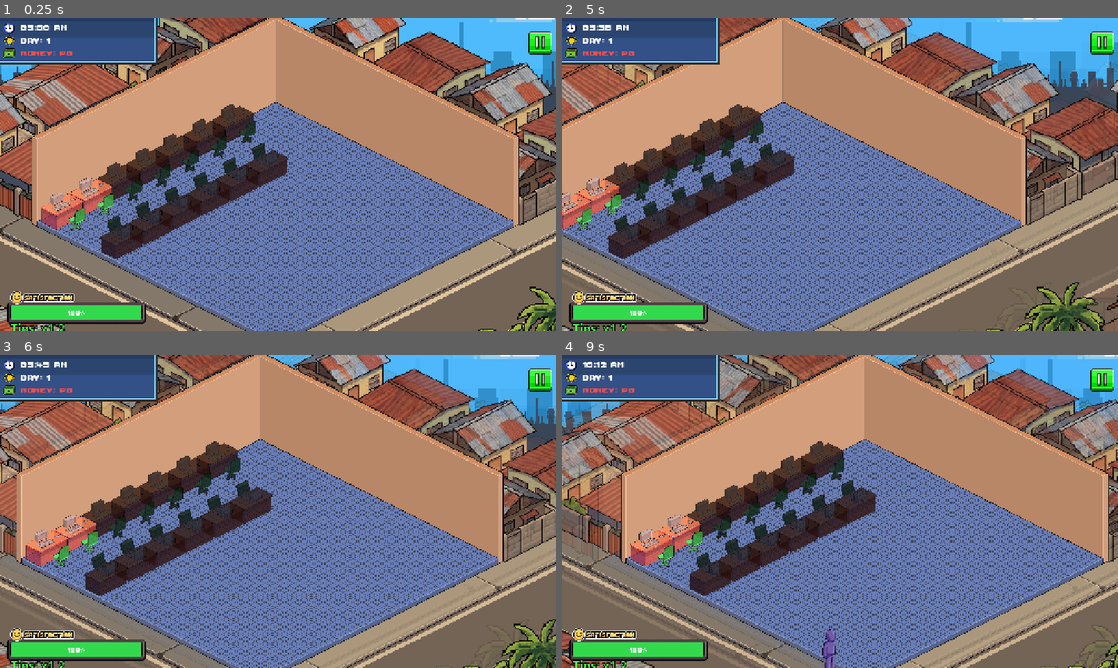
Above: before the commit, frames 1-4 (two rows, left to right).
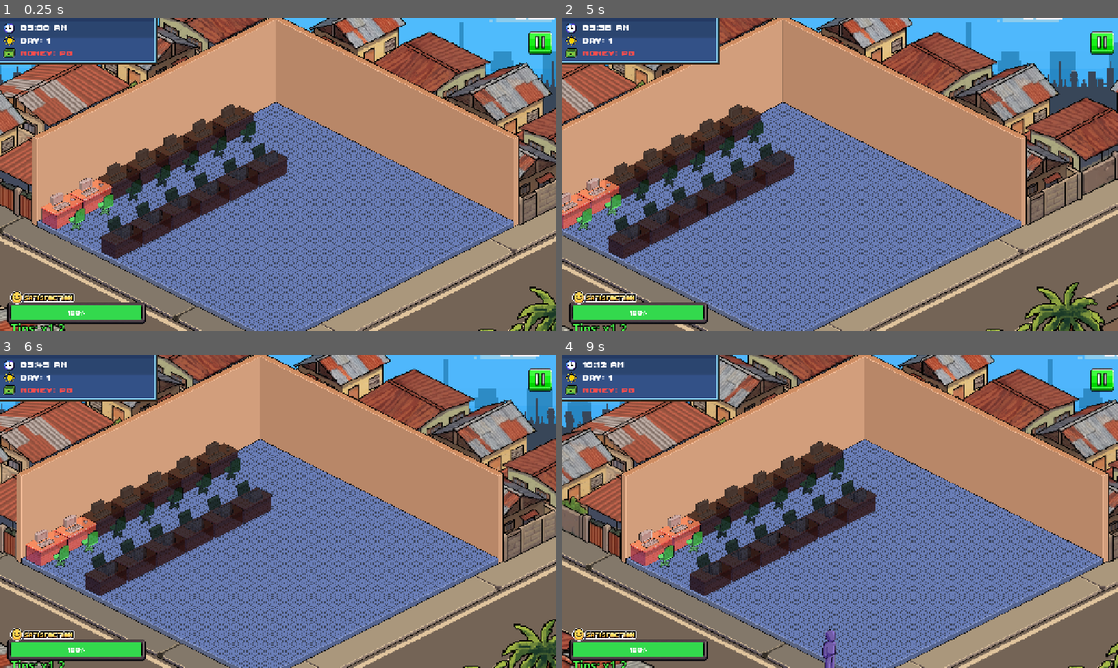
Above: after the commit, the same moments.

Repository: vinnyy-ph/gvd-project-overclocked
Game: Godot game, scene res://core/shop_floor/shop_floor_scrollable.tscn
Two runs of this game, one before a commit and one after it. Both use one fixed random seed, a clock stepped at 60 frames per second and the inputs below. This scene is started directly instead of the project's main scene. Sound files missing from this copy of the repository are replaced by a short silence.
Inputs (mouse positions are in pixels of both pictures, inside the frame that each line leads up to):
- Up to frame 1 (0.25 s): no input
- Up to frame 2 (5 s): click (650, 196) at 0.52 s; click (1101, 43) at 1.25 s; click (834, 155) at 2 s; tap Enter at 2.75, 4.25 s; move the mouse to (962, 158) at 2.77 s; hold Right (ui_right) 2.78-3.5 s; click (962, 158) at 2.92 s; tap Space at 3.5 s; drag from (728, 190) to (812, 237) at 3.52 s; move the mouse to (895, 105) at 4.27 s; hold Right (ui_right) from 4.28 s (still down)
- Up to frame 3 (6 s): release Right (ui_right) at 5 s; tap Space at 5 s; drag from (250, 574) to (111, 464) at 5.02 s; tap Enter at 5.75 s; move the mouse to (444, 558) at 5.77 s; hold Left (ui_left) from 5.78 s (still down)
- Up to frame 4 (9 s): release Left (ui_left) at 6.5 s; drag from (673, 464) to (756, 433) at 6.52 s; tap Space at 7.25 s; move the mouse to (867, 511) at 7.27 s; hold Down (ui_down) 7.28-8 s; click (867, 511) at 7.42 s; drag from (756, 433) to (728, 527) at 8.02 s; move the mouse to (962, 495) at 8.77 s; hold Up (ui_up) from 8.78 s (still down)

Frame 1 is identical in both runs. In frame 2, 0.1% of the frame differs, in the area x 16-99%, y 0-31%; in frame 3, 0.8%; in frame 4, 4.8%, in the area x 0-100%, y 0-100%.

Commit message:
Add emotion particles to shop floor desks
Show customer emotions with particles: preload angry/happy textures and toggle CPUParticles2D on desks based on occupancy and active issues. Update shop_floor and tutorial scripts to emit particles and switch textures when a desk is occupied or has an issue. Scene files updated to add EmotionParticles nodes (with gradients/color ramps and happy texture) to each desk, plus a small layout offset adjustment in the main shop_floor scene.

Diff:
--- a/core/shop_floor/shop_floor_scrollable.gd
+++ b/core/shop_floor/shop_floor_scrollable.gd
@@ -57,6 +57,9 @@
 const OCCUPIED_7 = preload("res://assets/images/shop_floor/occupied_slot.png")
 const EMPTY_13 = preload("res://assets/images/shop_floor/empty_slot_front.png")
 const OCCUPIED_13 = preload("res://assets/images/shop_floor/occupied_slot_front.png")
+
+const ANGRY_TEX = preload("res://assets/images/shop_floor/emotions/angry.png")
+const HAPPY_TEX = preload("res://assets/images/shop_floor/emotions/happy.png")
 
 func _ready():
 	AudioManager.play_bgm("shop")
@@ -251,6 +254,13 @@
 	# Static opacity indication: 1.0 if busy, 0.8 if free
 	desk.modulate.a = 1.0 if is_occupied else 0.8
 
+	# Handle Emotion Particles
+	var particles = desk.get_node_or_null("EmotionParticles")
+	if particles:
+		particles.emitting = is_occupied
+		if is_occupied:
+			var has_issue = GameManager.active_issues[slot_idx] != ""
+			particles.texture = ANGRY_TEX if has_issue else HAPPY_TEX
 func _restore_customers():
 	for data in GameManager.persisted_customers:
 		var customer = waiting_area.duplicate()
@@ -424,6 +434,9 @@
 		if not btn: continue
 
 		var issue_path = GameManager.active_issues[i]
+		var desk = seat_nodes[i]
+		var particles = desk.get_node_or_null("EmotionParticles") if desk else null
+
 		if issue_path != "":
 			btn.visible = true
 			btn.position.y = base_positions[i].y + (sin(float_time * 4.0 + i) * 8.0)
@@ -432,10 +445,16 @@
 			if label:
 				label.show()
 				label.text = GameManager.get_issue_title(issue_path).to_upper()
+
+			if particles:
+				particles.texture = ANGRY_TEX
 		else:
 			btn.visible = false
 			var label = issue_labels[i]
 			if label: label.hide()
+
+			if particles and GameManager.occupied_slots[i]:
+				particles.texture = HAPPY_TEX
 
 	handle_keyboard_scroll(delta)
 
--- a/core/shop_floor/shop_floor_scrollable.tscn
+++ b/core/shop_floor/shop_floor_scrollable.tscn
@@ -15,6 +15,7 @@
 [ext_resource type="Texture2D" uid="uid://d0ax5bxdt15np" path="res://assets/images/Group 20.png" id="8_sru07"]
 [ext_resource type="Texture2D" uid="uid://da0kr3y1u7k6f" path="res://assets/images/satisfaction_bar.png" id="9_i6wj4"]
 [ext_resource type="Texture2D" uid="uid://dhfcdmvxc2y6q" path="res://assets/images/statsicon.png" id="9_u2yt3"]
+[ext_resource type="Texture2D" uid="uid://471gktlsd0dc" path="res://assets/images/shop_floor/emotions/happy.png" id="10_f3dul"]
 [ext_resource type="Texture2D" uid="uid://cw07bd74n6wfj" path="res://assets/images/shop_floor/waitingcustomer.png" id="10_jajnr"]
 [ext_resource type="Texture2D" uid="uid://cqlx8thi523as" path="res://assets/sprites/walking_person.png" id="11_8jxs8"]
 [ext_resource type="Script" uid="uid://dxcwquqxg4aq4" path="res://core/shop_floor/customer.gd" id="11_f7hrx"]
@@ -22,6 +23,45 @@
 [ext_resource type="Script" uid="uid://c157mbb0pqg2x" path="res://core/shop_floor/animated_sprite_2d.gd" id="12_f7hrx"]
 [ext_resource type="Texture2D" uid="uid://d4be7unxpmdlh" path="res://assets/images/pausepanel.png" id="12_ghd6s"]
 [ext_resource type="Texture2D" uid="uid://brf7ju6xse0gb" path="res://assets/images/exit.png" id="13_3lx45"]
+
+[sub_resource type="Gradient" id="Gradient_dmcqo"]
+colors = PackedColorArray(1, 1, 1, 1, 1, 1, 1, 0)
+
+[sub_resource type="Gradient" id="Gradient_y4wy1"]
+colors = PackedColorArray(1, 1, 1, 1, 1, 1, 1, 0)
+
+[sub_resource type="Gradient" id="Gradient_xmxb4"]
+colors = PackedColorArray(1, 1, 1, 1, 1, 1, 1, 0)
+
+[sub_resource type="Gradient" id="Gradient_gdtld"]
+colors = PackedColorArray(1, 1, 1, 1, 1, 1, 1, 0)
+
+[sub_resource type="Gradient" id="Gradient_vke2i"]
+colors = PackedColorArray(1, 1, 1, 1, 1, 1, 1, 0)
+
+[sub_resource type="Gradient" id="Gradient_covo0"]
+colors = PackedColorArray(1, 1, 1, 1, 1, 1, 1, 0)
+
+[sub_resource type="Gradient" id="Gradient_6q55r"]
+colors = PackedColorArray(1, 1, 1, 1, 1, 1, 1, 0)
+
+[sub_resource type="Gradient" id="Gradient_r8cg4"]
+colors = PackedColorArray(1, 1, 1, 1, 1, 1, 1, 0)
+
+[sub_resource type="Gradient" id="Gradient_urfo3"]
+colors = PackedColorArray(1, 1, 1, 1, 1, 1, 1, 0)
+
+[sub_resource type="Gradient" id="Gradient_ef6ol"]
+colors = PackedColorArray(1, 1, 1, 1, 1, 1, 1, 0)
+
+[sub_resource type="Gradient" id="Gradient_hjdrb"]
+colors = PackedColorArray(1, 1, 1, 1, 1, 1, 1, 0)
+
+[sub_resource type="Gradient" id="Gradient_3oxsq"]
+colors = PackedColorArray(1, 1, 1, 1, 1, 1, 1, 0)
+
+[sub_resource type="Gradient" id="Gradient_5xmmn"]
+colors = PackedColorArray(1, 1, 1, 1, 1, 1, 1, 0)
 
 [sub_resource type="AtlasTexture" id="AtlasTexture_at4k0"]
 atlas = ExtResource("11_8jxs8")
@@ -96,9 +136,9 @@
 anchors_preset = 15
 anchor_right = 1.0
 anchor_bottom = 1.0
-offset_left = -445.0
+offset_left = -319.0
 offset_top = -333.0
-offset_right = 3238.0
+offset_right = 3364.0
 offset_bottom = 1738.6875
 grow_horizontal = 2
 grow_vertical = 2
@@ -187,6 +227,20 @@
 theme_override_font_sizes/font_size = 31
 text = "ISSUE LABEL"
 
+[node name="EmotionParticles" type="CPUParticles2D" parent="World/Background/Desk7" unique_id=1831414642]
+position = Vector2(150, -140)
+emitting = false
+amount = 3
+texture = ExtResource("10_f3dul")
+lifetime = 1.5
+local_coords = true
+direction = Vector2(0, -1)
+spread = 10.0
+gravity = Vector2(0, 0)
+initial_velocity_min = 80.0
+initial_velocity_max = 120.0
+color_ramp = SubResource("Gradient_dmcqo")
+
 [node name="Desk6" type="Sprite2D" parent="World/Background" unique_id=1543486381]
 position = Vector2(-477.58194, -389.4068)
 scale = Vector2(0.51159185, 0.51159185)
@@ -215,6 +269,20 @@
 theme_override_font_sizes/font_size = 31
 text = "ISSUE LABEL"
 
+[node name="EmotionParticles" type="CPUParticles2D" parent="World/Background/Desk6" unique_id=1784524900]
+position = Vector2(150, -140)
+emitting = false
+amount = 3
+texture = ExtResource("10_f3dul")
+lifetime = 1.5
+local_coords = true
+direction = Vector2(0, -1)
+spread = 10.0
+gravity = Vector2(0, 0)
+initial_velocity_min = 80.0
+initial_velocity_max = 120.0
+color_ramp = SubResource("Gradient_y4wy1")
+
 [node name="Desk5" type="Sprite2D" parent="World/Background" unique_id=229852010]
 position = Vector2(-666.1534, -293.6925)
 scale = Vector2(0.5115918, 0.5115918)
@@ -243,6 +311,20 @@
 theme_override_font_sizes/font_size = 31
 text = "ISSUE LABEL"
 
+[node name="EmotionParticles" type="CPUParticles2D" parent="World/Background/Desk5" unique_id=151391324]
+position = Vector2(150, -140)
+emitting = false
+amount = 3
+texture = ExtResource("10_f3dul")
+lifetime = 1.5
+local_coords = true
+direction = Vector2(0, -1)
+spread = 10.0
+gravity = Vector2(0, 0)
+initial_velocity_min = 80.0
+initial_velocity_max = 120.0
+color_ramp = SubResource("Gradient_xmxb4")
+
 [node name="Desk4" type="Sprite2D" parent="World/Background" unique_id=1208692705]
 position = Vector2(-851.8676, -199.4068)
 scale = Vector2(0.5115918, 0.5115918)
@@ -271,6 +353,20 @@
 theme_override_font_sizes/font_size = 31
 text = "ISSUE LABEL"
 
+[node name="EmotionParticles" type="CPUParticles2D" parent="World/Background/Desk4" unique_id=2064371651]
+position = Vector2(150, -140)
+emitting = false
+amount = 3
+texture = ExtResource("10_f3dul")
+lifetime = 1.5
+local_coords = true
+direction = Vector2(0, -1)
+spread = 10.0
+gravity = Vector2(0, 0)
+initial_velocity_min = 80.0
+initial_velocity_max = 120.0
+color_ramp = SubResource("Gradient_gdtld")
+
 [node name="Desk3" type="Sprite2D" parent="World/Background" unique_id=1983527224]
 position = Vector2(-1040.439, -103.692505)
 scale = Vector2(0.5115918, 0.5115918)
@@ -300,6 +396,20 @@
 theme_override_font_sizes/font_size = 31
 text = "ISSUE LABEL"
 
+[node name="EmotionParticles" type="CPUParticles2D" parent="World/Background/Desk3" unique_id=929439642]
+position = Vector2(150, -140)
+emitting = false
+amount = 3
+texture = ExtResource("10_f3dul")
+lifetime = 1.5
+local_coords = true
+direction = Vector2(0, -1)
+spread = 10.0
+gravity = Vector2(0, 0)
+initial_velocity_min = 80.0
+initial_velocity_max = 120.0
+color_ramp = SubResource("Gradient_vke2i")
+
 [node name="Desk2" type="Sprite2D" parent="World/Background" unique_id=113499335]
 position = Vector2(-1225.2195, -7.5606003)
 scale = Vector2(0.51159185, 0.51159185)
@@ -329,6 +439,20 @@
 theme_override_font_sizes/font_size = 31
 text = "ISSUE LABEL"
 
+[node name="EmotionParticles" type="CPUParticles2D" parent="World/Background/Desk2" unique_id=2004395370]
+position = Vector2(150, -140)
+emitting = false
+amount = 3
+texture = ExtResource("10_f3dul")
+lifetime = 1.5
+local_coords = true
+direction = Vector2(0, -1)
+spread = 10.0
+gravity = Vector2(0, 0)
+initial_velocity_min = 80.0
+initial_velocity_max = 120.0
+color_ramp = SubResource("Gradient_covo0")
+
 [node name="Desk1" type="Sprite2D" parent="World/Background" unique_id=805946840]
 position = Vector2(-1413.7909, 88.15374)
 scale = Vector2(0.51159185, 0.51159185)
@@ -357,6 +481,20 @@
 theme_override_font_sizes/font_size = 31
 text = "ISSUE LABEL"
 
+[node name="EmotionParticles" type="CPUParticles2D" parent="World/Background/Desk1" unique_id=1903256591]
+position = Vector2(150, -140)
+emitting = false
+amount = 3
+texture = ExtResource("10_f3dul")
+lifetime = 1.5
+local_coords = true
+direction = Vector2(0, -1)
+spread = 10.0
+gravity = Vector2(0, 0)
+initial_velocity_min = 80.0
+initial_velocity_max = 120.0
+color_ramp = SubResource("Gradient_6q55r")
+
 [node name="CustomerContainer" type="Node2D" parent="World/Background" unique_id=1968303627]
 position = Vector2(0, 822.8571)
 
@@ -421,6 +559,20 @@
 theme_override_font_sizes/font_size = 31
 text = "ISSUE LABEL"
 
+[node name="EmotionParticles" type="CPUParticles2D" parent="World/Background/Desk13" unique_id=1976377536]
+position = Vector2(150, -140)
+emitting = false
+amount = 3
+texture = ExtResource("10_f3dul")
+lifetime = 1.5
+local_coords = true
+direction = Vector2(0, -1)
+spread = 10.0
+gravity = Vector2(0, 0)
+initial_velocity_min = 80.0
+initial_velocity_max = 120.0
+color_ramp = SubResource("Gradient_r8cg4")
+
 [node name="Desk12" type="Sprite2D" parent="World/Background" unique_id=1834866764]
 position = Vector2(-266.27905, -124.34595)
 scale = Vector2(0.51159185, 0.51159185)
@@ -451,6 +603,20 @@
 theme_override_font_sizes/font_size = 31
 text = "ISSUE LABEL"
 
+[node name="EmotionParticles" type="CPUParticles2D" parent="World/Background/Desk12" unique_id=1504223942]
+position = Vector2(150, -140)
+emitting = false
+amount = 3
+texture = ExtResource("10_f3dul")
+lifetime = 1.5
+local_coords = true
+direction = Vector2(0, -1)
+spread = 10.0
+gravity = Vector2(0, 0)
+initial_velocity_min = 80.0
+initial_velocity_max = 120.0
+color_ramp = SubResource("Gradient_urfo3")
+
 [node name="Desk11" type="Sprite2D" parent="World/Background" unique_id=1528630727]
 position = Vector2(-458.13943, -28.614943)
 scale = Vector2(0.51159173, 0.51159173)
@@ -480,6 +646,20 @@
 theme_override_font_sizes/font_size = 31
 text = "ISSUE LABEL"
 
+[node name="EmotionParticles" type="CPUParticles2D" parent="World/Background/Desk11" unique_id=1452939356]
+position = Vector2(150, -140)
+emitting = false
+amount = 3
+texture = ExtResource("10_f3dul")
+lifetime = 1.5
+local_coords = true
+direction = Vector2(0, -1)
+spread = 10.0
+gravity = Vector2(0, 0)
+initial_velocity_min = 80.0
+initial_velocity_max = 120.0
+color_ramp = SubResource("Gradient_ef6ol")
+
 [node name="Desk10" type="Sprite2D" parent="World/Background" unique_id=2100459152]
 position = Vector2(-648.1394, 65.67072)
 scale = Vector2(0.51159173, 0.51159173)
@@ -509,6 +689,20 @@
 theme_override_font_sizes/font_size = 31
 text = "ISSUE LABEL"
 
+[node name="EmotionParticles" type="CPUParticles2D" parent="World/Background/Desk10" unique_id=57303431]
+position = Vector2(150, -140)
+emitting = false
+amount = 3
+texture = ExtResource("10_f3dul")
+lifetime = 1.5
+local_coords = true
+direction = Vector2(0, -1)
+spread = 10.0
+gravity = Vector2(0, 0)
+initial_velocity_min = 80.0
+initial_velocity_max = 120.0
+color_ramp = SubResource("Gradient_hjdrb")
+
 [node name="Desk9" type="Sprite2D" parent="World/Background" unique_id=174221913]
 position = Vector2(-836.7109, 161.38507)
 scale = Vector2(0.51159173, 0.51159173)
@@ -538,6 +732,20 @@
 theme_override_font_sizes/font_size = 31
 text = "ISSUE LABEL"
 
+[node name="EmotionParticles" type="CPUParticles2D" parent="World/Background/Desk9" unique_id=531221218]
+position = Vector2(150, -140)
+emitting = false
+amount = 3
+texture = ExtResource("10_f3dul")
+lifetime = 1.5
+local_coords = true
+direction = Vector2(0, -1)
+spread = 10.0
+gravity = Vector2(0, 0)
+initial_velocity_min = 80.0
+initial_velocity_max = 120.0
+color_ramp = SubResource("Gradient_3oxsq")
+
 [node name="Desk8" type="Sprite2D" parent="World/Background" unique_id=1748538281]
 position = Vector2(-1026.7109, 257.09918)
 scale = Vector2(0.51159185, 0.51159185)
@@ -567,6 +775,20 @@
 theme_override_fonts/font = ExtResource("4_ll02x")
 theme_override_font_sizes/font_size = 31
 text = "ISSUE LABEL"
+
+[node name="EmotionParticles" type="CPUParticles2D" parent="World/Background/Desk8" unique_id=1092749260]
+position = Vector2(150, -140)
+emitting = false
+amount = 3
+texture = ExtResource("10_f3dul")
+lifetime = 1.5
+local_coords = true
+direction = Vector2(0, -1)
+spread = 10.0
+gravity = Vector2(0, 0)
+initial_velocity_min = 80.0
+initial_velocity_max = 120.0
+color_ramp = SubResource("Gradient_5xmmn")
 
 [node name="OwnerWalkiing" type="AnimatedSprite2D" parent="World/Background" unique_id=471915068]
 unique_name_in_owner = true
--- a/core/shop_floor/shop_floor_scrollable_tutorial.gd
+++ b/core/shop_floor/shop_floor_scrollable_tutorial.gd
@@ -107,6 +107,9 @@
 const EMPTY_13 = preload("res://assets/images/shop_floor/empty_slot_front.png")
 const OCCUPIED_13 = preload("res://assets/images/shop_floor/occupied_slot_front.png")
 
+const ANGRY_TEX = preload("res://assets/images/shop_floor/emotions/angry.png")
+const HAPPY_TEX = preload("res://assets/images/shop_floor/emotions/happy.png")
+
 func _ready():
 	AudioManager.play_bgm("shop")
 	PauseMenu.pause_button.visible = true
@@ -200,6 +203,14 @@
 
 	# Static opacity indication: 1.0 if busy, 0.8 if free
 	desk.modulate.a = 1.0 if is_occupied else 0.8
+
+	# Handle Emotion Particles
+	var particles = desk.get_node_or_null("EmotionParticles")
+	if particles:
+		particles.emitting = is_occupied
+		if is_occupied:
+			var has_issue = GameManager.active_issues[slot_idx] != ""
+			particles.texture = ANGRY_TEX if has_issue else HAPPY_TEX
 
 func _connect_customer_signals(customer: Customer, slot_idx: int):
 	if not customer.arrived_at_pc.is_connected(_update_desk_texture):
@@ -602,6 +613,9 @@
 		if not btn: continue
 
 		var issue_path = GameManager.active_issues[i]
+		var desk = seat_nodes[i]
+		var particles = desk.get_node_or_null("EmotionParticles") if desk else null
+
 		if issue_path != "":
 			btn.visible = true
 			btn.position.y = base_positions[i].y + (sin(float_time * 4.0 + i) * 8.0)
@@ -610,9 +624,15 @@
 				label.show()
 				label.text = GameManager.get_issue_title(issue_path)
 				label.global_position = btn.global_position + Vector2(-150, -45)
+
+			if particles:
+				particles.texture = ANGRY_TEX
 		else:
 			btn.visible = false
 			if issue_labels[i]: issue_labels[i].hide()
+
+			if particles and GameManager.occupied_slots[i]:
+				particles.texture = HAPPY_TEX
 
 	if current_tutorial_step == TutorialStep.CAMERA_MOVE:
 		if camera.position.distance_to(initial_cam_pos) > 150:
--- a/core/shop_floor/shop_floor_scrollable_tutorial.tscn
+++ b/core/shop_floor/shop_floor_scrollable_tutorial.tscn
@@ -4,6 +4,7 @@
 [ext_resource type="Texture2D" uid="uid://b1lcbhywrvugn" path="res://assets/images/bg.png" id="2_tryt6"]
 [ext_resource type="Texture2D" uid="uid://ddrbiww8xi3sa" path="res://assets/images/shop_floor/main.png" id="3_rtng5"]
 [ext_resource type="Texture2D" uid="uid://dncuf4bc67nf8" path="res://assets/images/shop_floor/empty_slot.png" id="4_nxgym"]
+[ext_resource type="Texture2D" uid="uid://471gktlsd0dc" path="res://assets/images/shop_floor/emotions/happy.png" id="6_nxgym"]
 [ext_resource type="Texture2D" uid="uid://gjcbhw4gcrqt" path="res://assets/images/issue.png" id="7_6s41h"]
 [ext_resource type="FontFile" uid="uid://ysv7bka211fd" path="res://assets/fonts/ThaleahFat.ttf" id="8_xpdn8"]
 [ext_resource type="Texture2D" uid="uid://d0ax5bxdt15np" path="res://assets/images/Group 20.png" id="9_6j3qw"]
@@ -15,6 +16,9 @@
 [ext_resource type="Texture2D" uid="uid://brf7ju6xse0gb" path="res://assets/images/exit.png" id="13_s65hm"]
 [ext_resource type="Texture2D" uid="uid://da0kr3y1u7k6f" path="res://assets/images/satisfaction_bar.png" id="16_04kbf"]
 
+[sub_resource type="Gradient" id="Gradient_04kbf"]
+colors = PackedColorArray(1, 1, 1, 1, 1, 1, 1, 0)
+
 [sub_resource type="StyleBoxEmpty" id="StyleBoxEmpty_ghd6s"]
 
 [sub_resource type="LabelSettings" id="LabelSettings_tryt6"]
@@ -62,6 +66,20 @@
 scale = Vector2(2, 2)
 icon = ExtResource("7_6s41h")
 flat = true
+
+[node name="EmotionParticles" type="CPUParticles2D" parent="World/Background/Sprite2D/Desk1" unique_id=11131754]
+position = Vector2(150, -140)
+emitting = false
+amount = 3
+texture = ExtResource("6_nxgym")
+lifetime = 1.5
+local_coords = true
+direction = Vector2(0, -1)
+spread = 10.0
+gravity = Vector2(0, 0)
+initial_velocity_min = 80.0
+initial_velocity_max = 120.0
+color_ramp = SubResource("Gradient_04kbf")
 
 [node name="CustomerWaiting" type="Sprite2D" parent="World/Background" unique_id=927695421]
 z_index = 37
--- /dev/null
+++ b/ui/settings/settings.gd
@@ -0,0 +1,11 @@
+extends Control
+
+
+# Called when the node enters the scene tree for the first time.
+func _ready() -> void:
+	pass # Replace with function body.
+
+
+# Called every frame. 'delta' is the elapsed time since the previous frame.
+func _process(delta: float) -> void:
+	pass
--- /dev/null
+++ b/ui/settings/settings.tscn
@@ -0,0 +1,148 @@
+[gd_scene format=3 uid="uid://olv0hyvd27bt"]
+
+[ext_resource type="Texture2D" uid="uid://dofvrotycey7s" path="res://assets/images/ui/settings/panel.png" id="1_bjc66"]
+[ext_resource type="Script" uid="uid://bmcb464rdgcd5" path="res://ui/settings/settings.gd" id="1_winn6"]
+[ext_resource type="Texture2D" uid="uid://behyin0egbkru" path="res://assets/images/ui/settings/slidegrabber.png" id="2_hrs25"]
+[ext_resource type="Texture2D" uid="uid://bs02iqa1klnx4" path="res://assets/images/ui/settings/slidertrack.png" id="3_fayoa"]
+[ext_resource type="Texture2D" uid="uid://bx58v4ikgimi3" path="res://assets/images/ui/settings/slideprogress.png" id="4_gweul"]
+[ext_resource type="Texture2D" uid="uid://osollc6nmrfx" path="res://assets/images/back.png" id="5_y7dpk"]
+[ext_resource type="Texture2D" uid="uid://cig4uq6j4bllb" path="res://assets/images/ui/settings/notselected/high.png" id="6_5at5d"]
+[ext_resource type="Texture2D" uid="uid://cigrj1xpelmrd" path="res://assets/images/ui/settings/notselected/medium.png" id="7_eenmm"]
+[ext_resource type="Texture2D" uid="uid://cwkv70dyrsrcd" path="res://assets/images/ui/settings/notselected/low.png" id="8_h58ci"]
+[ext_resource type="Shader" uid="uid://bvlnophccpwe4" path="res://ui/main_menu_v2/MainMenuV2.gdshader" id="9_8uhoi"]
+[ext_resource type="Texture2D" uid="uid://hpkr7d6r1dyh" path="res://assets/images/main_menu/checkered_bg.png" id="10_winn6"]
+
+[sub_resource type="StyleBoxTexture" id="StyleBoxTexture_fayoa"]
+texture = ExtResource("3_fayoa")
+expand_margin_top = 21.0
+expand_margin_bottom = 22.0
+
+[sub_resource type="StyleBoxTexture" id="StyleBoxTexture_gweul"]
+texture = ExtResource("4_gweul")
+expand_margin_top = 16.0
+expand_margin_bottom = 17.0
+axis_stretch_horizontal = 1
+axis_stretch_vertical = 2
+region_rect = Rect2(0, 0, 865, 30)
+
+[sub_resource type="StyleBoxTexture" id="StyleBoxTexture_y7dpk"]
+texture = ExtResource("4_gweul")
+expand_margin_top = 16.0
+expand_margin_bottom = 17.0
+axis_stretch_horizontal = 1
+
+[sub_resource type="ShaderMaterial" id="ShaderMaterial_ew8al"]
+shader = ExtResource("9_8uhoi")
+shader_parameter/scroll_speed = Vector2(0.05, -0.05)
+
+[node name="Settings" type="Control" unique_id=456126450]
+layout_mode = 3
+anchors_preset = 15
+anchor_right = 1.0
+anchor_bottom = 1.0
+grow_horizontal = 2
+grow_vertical = 2
+script = ExtResource("1_winn6")
+
+[node name="BackgroundPanel" type="TextureRect" parent="." unique_id=1061498683]
+layout_mode = 1
+anchors_preset = 8
+anchor_left = 0.5
+anchor_top = 0.5
+anchor_right = 0.5
+anchor_bottom = 0.5
+offset_left = -483.0
+offset_top = -310.5
+offset_right = 483.0
+offset_bottom = 310.5
+grow_horizontal = 2
+grow_vertical = 2
+texture = ExtResource("1_bjc66")
+
+[node name="MusicSlider" type="HSlider" parent="." unique_id=1752214486]
+custom_minimum_size = Vector2(20, 24)
+layout_mode = 1
+anchors_preset = 15
+anchor_right = 1.0
+anchor_bottom = 1.0
+offset_left = 214.0
+offset_top = 220.0
+offset_right = -180.0
+offset_bottom = -451.0
+grow_horizontal = 2
+grow_vertical = 2
+scale = Vector2(0.95, 0.95)
+theme_override_icons/grabber = ExtResource("2_hrs25")
+theme_override_icons/grabber_highlight = ExtResource("2_hrs25")
+theme_override_icons/grabber_disabled = ExtResource("2_hrs25")
+theme_override_styles/slider = SubResource("StyleBoxTexture_fayoa")
+theme_override_styles/grabber_area = SubResource("StyleBoxTexture_gweul")
+theme_override_styles/grabber_area_highlight = SubResource("StyleBoxTexture_y7dpk")
+
+[node name="SFXSlider" type="HSlider" parent="." unique_id=348471257]
+custom_minimum_size = Vector2(20, 24)
+layout_mode = 1
+anchors_preset = 15
+anchor_right = 1.0
+anchor_bottom = 1.0
+offset_left = 214.0
+offset_top = 342.0
+offset_right = -180.0
+offset_bottom = -329.0
+grow_horizontal = 2
+grow_vertical = 2
+scale = Vector2(0.95, 0.95)
+theme_override_icons/grabber = ExtResource("2_hrs25")
+theme_override_icons/grabber_highlight = ExtResource("2_hrs25")
+theme_override_icons/grabber_disabled = ExtResource("2_hrs25")
+theme_override_styles/slider = SubResource("StyleBoxTexture_fayoa")
+theme_override_styles/grabber_area = SubResource("StyleBoxTexture_gweul")
+theme_override_styles/grabber_area_highlight = SubResource("StyleBoxTexture_y7dpk")
+
+[node name="Yes" type="TextureButton" parent="." unique_id=1271053677]
+layout_mode = 0
+offset_left = 424.0
+offset_top = 512.0
+offset_right = 850.5209
+offset_bottom = 619.0
+texture_normal = ExtResource("5_y7dpk")
+ignore_texture_size = true
+stretch_mode = 0
+
+[node name="Button" type="Button" parent="." unique_id=1561163588]
+layout_mode = 0
+offset_left = 378.0
+offset_top = 407.0
+offset_right = 500.0
+offset_bottom = 480.0
+icon = ExtResource("6_5at5d")
+flat = true
+
+[node name="Medium" type="Button" parent="." unique_id=303363221]
+layout_mode = 0
+offset_left = 521.0
+offset_top = 407.0
+offset_right = 643.0
+offset_bottom = 480.0
+icon = ExtResource("7_eenmm")
+flat = true
+
+[node name="Low" type="Button" parent="." unique_id=1307729152]
+layout_mode = 0
+offset_left = 725.0
+offset_top = 407.0
+offset_right = 847.0
+offset_bottom = 480.0
+icon = ExtResource("8_h58ci")
+flat = true
+
+[node name="ParallaxCheckeredBG" type="TextureRect" parent="." unique_id=744300309]
+z_index = -1
+material = SubResource("ShaderMaterial_ew8al")
+layout_mode = 1
+anchors_preset = 15
+anchor_right = 1.0
+anchor_bottom = 1.0
+grow_horizontal = 2
+grow_vertical = 2
+texture = ExtResource("10_winn6")
Binary file added: assets/images/back.png
Not shown, added: assets/images/back.png.import
Binary file added: assets/images/ui/settings/notselected/high.png
Not shown, added: assets/images/ui/settings/notselected/high.png.import
Binary file added: assets/images/ui/settings/notselected/low.png
Not shown, added: assets/images/ui/settings/notselected/low.png.import
Binary file added: assets/images/ui/settings/notselected/medium.png
Not shown, added: assets/images/ui/settings/notselected/medium.png.import
Binary file added: assets/images/ui/settings/panel.png
Not shown, added: assets/images/ui/settings/panel.png.import
Binary file added: assets/images/ui/settings/selected/high.png
Not shown, added: assets/images/ui/settings/selected/high.png.import
(and 11 more such lines)
